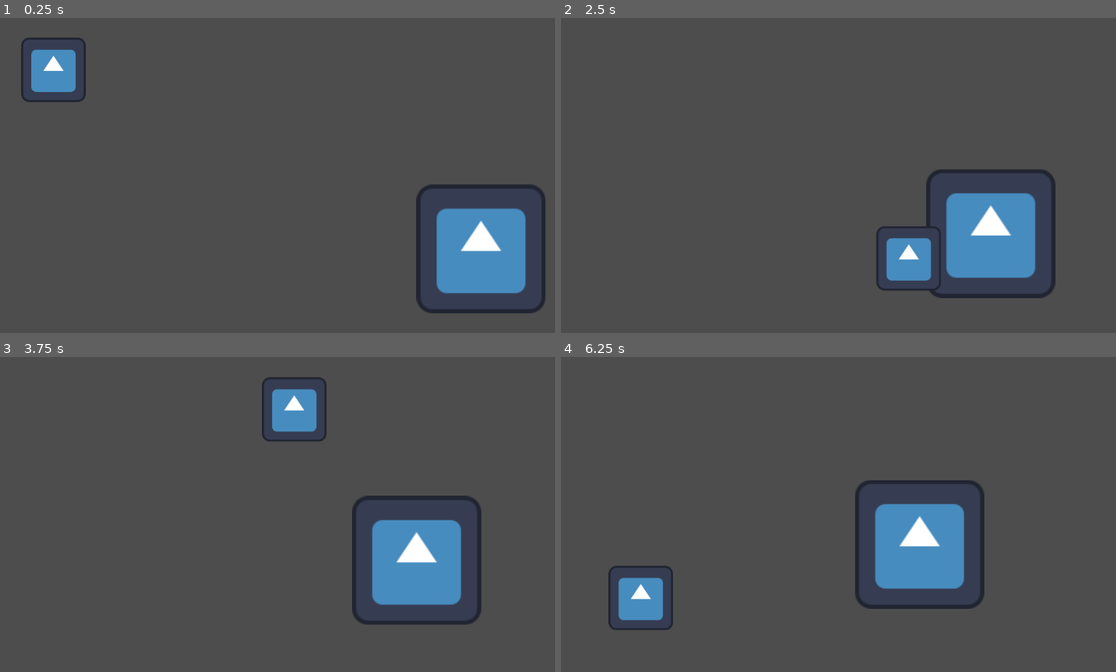
Above: before the commit, frames 1-4 (two rows, left to right).
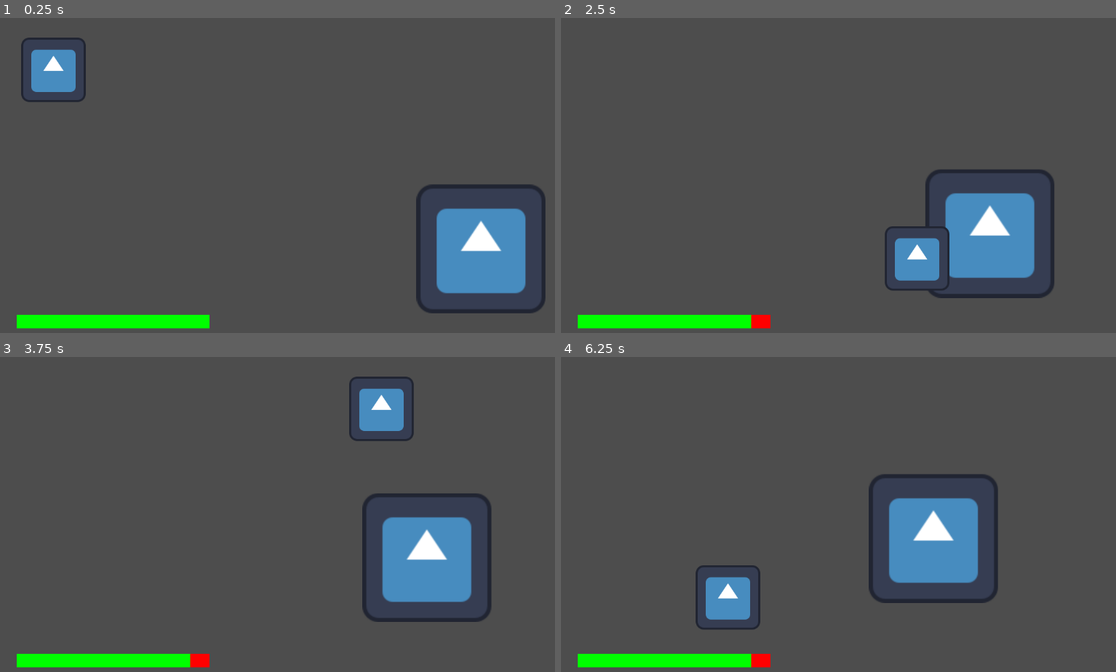
Above: after the commit, the same moments.

Repository: jtmchenry/2D-Roguelike-Game-Game-Jam-2025
Game: Godot game, scene res://levels/sandbox.tscn
Two runs of this game, one before a commit and one after it. Both use one fixed random seed, a clock stepped at 60 frames per second and the inputs below. The engine's default icon, where the game draws it, is replaced by a stand-in: a white triangle on a blue panel in a dark square.
Inputs:
- Up to frame 1 (0.25 s): no input
- Up to frame 2 (2.5 s): hold Right (move_right) 0.53-1.28 s; hold Down (move_down) 1.28-2.03 s; hold Right (move_right) from 2.03 s (still down)
- Up to frame 3 (3.75 s): release Right (move_right) at 2.78 s; hold Up (move_up) 2.78-3.53 s; hold Left (move_left) from 3.53 s (still down)
- Up to frame 4 (6.25 s): release Left (move_left) at 5.03 s; hold Down (move_down) 5.03-5.78 s; hold Right (move_right) from 5.78 s (still down)

The runs differ from the first frame. In frame 1, 1.5% of the frame differs, in the area x 3-38%, y 94-99%; in frame 2, 2.7%; in frame 3, 7.9%; in frame 4, 9.1%, in the area x 3-79%, y 37-99%.

Commit message:
The monster can kill us now :(

Diff:
--- /dev/null
+++ b/2d-roguelike/UI Scenes/player_health_bar.gd
@@ -0,0 +1,17 @@
+extends ProgressBar
+class_name PlayerHealthBar
+
+@export var max_health = 100
+@export var current_health = 100:
+	set(value):
+		current_health = clamp(value, 0, max_health)
+
+func _process(delta) -> void:
+	value = current_health * 100 / max_health
+	return
+
+func damage(value) -> void:
+	current_health -= value
+
+func heal(value) -> void:
+	current_health += value
--- /dev/null
+++ b/2d-roguelike/UI Scenes/player_health_bar.tscn
@@ -0,0 +1,24 @@
+[gd_scene load_steps=4 format=3 uid="uid://x5bexxsssvfh"]
+
+[ext_resource type="Script" uid="uid://ctx62e2lyiixs" path="res://UI Scenes/player_health_bar.gd" id="1_we538"]
+
+[sub_resource type="StyleBoxFlat" id="StyleBoxFlat_nqskl"]
+bg_color = Color(1, 0, 0, 1)
+
+[sub_resource type="StyleBoxFlat" id="StyleBoxFlat_we538"]
+bg_color = Color(0, 1, 0, 1)
+
+[node name="PlayerHealthBar" type="ProgressBar"]
+anchors_preset = 2
+anchor_top = 1.0
+anchor_bottom = 1.0
+offset_left = 33.0
+offset_top = -58.0
+offset_right = 415.0
+offset_bottom = -31.0
+grow_vertical = 0
+theme_override_styles/background = SubResource("StyleBoxFlat_nqskl")
+theme_override_styles/fill = SubResource("StyleBoxFlat_we538")
+value = 75.0
+show_percentage = false
+script = ExtResource("1_we538")
--- a/2d-roguelike/levels/sandbox.tscn
+++ b/2d-roguelike/levels/sandbox.tscn
@@ -1,12 +1,19 @@
-[gd_scene load_steps=3 format=3 uid="uid://blr5cemfmikr4"]
+[gd_scene load_steps=4 format=3 uid="uid://blr5cemfmikr4"]
 
 [ext_resource type="PackedScene" uid="uid://bm1ipexiutcqk" path="res://player/player.tscn" id="1_wfhpi"]
 [ext_resource type="PackedScene" uid="uid://fhqdcygqhv8m" path="res://monster/monster.tscn" id="1_whpuv"]
+[ext_resource type="PackedScene" uid="uid://x5bexxsssvfh" path="res://UI Scenes/player_health_bar.tscn" id="3_85hcc"]
 
 [node name="Sandbox" type="Node2D"]
 
 [node name="Monster" parent="." instance=ExtResource("1_whpuv")]
 position = Vector2(965, 464)
+speed = null
+damage = null
 
 [node name="Player" parent="." instance=ExtResource("1_wfhpi")]
 position = Vector2(106, 103)
+
+[node name="CanvasLayer" type="CanvasLayer" parent="."]
+
+[node name="PlayerHealthBar" parent="CanvasLayer" instance=ExtResource("3_85hcc")]
--- a/2d-roguelike/monster/monster.gd
+++ b/2d-roguelike/monster/monster.gd
@@ -1,10 +1,17 @@
 extends CharacterBody2D
 
 @export var speed := 50.0
-@onready var player = $"../Player"
+@export var damage := 10
+
+@onready var player: Player = $"../Player"
+@onready var collider = $CollisionShape2D
+@onready var damage_timer = $Timer
+
+func _ready() -> void:
+	damage_timer.connect("timeout", _damage_player)
+
 
 func _physics_process(delta: float) -> void:
-	print(player)
 	if not player:
 		return
 
@@ -16,3 +23,22 @@
 		velocity = Vector2.ZERO
 
 	move_and_slide()
+
+
+func _on_area_2d_body_entered(body: Node2D) -> void:
+	print(body)
+	print('entered')
+	if (_is_player(body)):
+		_damage_player()
+		damage_timer.start()
+
+func _on_area_2d_body_exited(body: Node2D) -> void:
+	if(_is_player(body)):
+		damage_timer.stop()
+
+func _is_player(body: Node2D) -> bool:
+	return player == body
+
+func _damage_player() -> void:
+	player.hit(damage)
+	return
--- a/2d-roguelike/monster/monster.tscn
+++ b/2d-roguelike/monster/monster.tscn
@@ -1,12 +1,19 @@
-[gd_scene load_steps=4 format=3 uid="uid://fhqdcygqhv8m"]
+[gd_scene load_steps=5 format=3 uid="uid://fhqdcygqhv8m"]
 
 [ext_resource type="Script" uid="uid://bv4u2dfwd51dh" path="res://monster/monster.gd" id="1_xbb8b"]
 [ext_resource type="Texture2D" uid="uid://4nwrgydoxh7v" path="res://icon.svg" id="2_mwava"]
 
 [sub_resource type="CircleShape2D" id="CircleShape2D_1k8np"]
 
+[sub_resource type="CircleShape2D" id="CircleShape2D_gsx7y"]
+
 [node name="Monster" type="CharacterBody2D"]
+collision_layer = 2
 script = ExtResource("1_xbb8b")
+speed = null
+damage = null
+
+[node name="Timer" type="Timer" parent="."]
 
 [node name="CollisionShape2D" type="CollisionShape2D" parent="."]
 scale = Vector2(12, 12)
@@ -15,3 +22,13 @@
 [node name="Sprite2D" type="Sprite2D" parent="."]
 scale = Vector2(2, 2)
 texture = ExtResource("2_mwava")
+
+[node name="Area2D" type="Area2D" parent="."]
+collision_mask = 2
+
+[node name="CollisionShape2D" type="CollisionShape2D" parent="Area2D"]
+scale = Vector2(12, 12)
+shape = SubResource("CircleShape2D_gsx7y")
+
+[connection signal="body_entered" from="Area2D" to="." method="_on_area_2d_body_entered"]
+[connection signal="body_exited" from="Area2D" to="." method="_on_area_2d_body_exited"]
--- a/2d-roguelike/player/player.gd
+++ b/2d-roguelike/player/player.gd
@@ -1,11 +1,16 @@
 extends CharacterBody2D
+class_name Player
 
 const SPEED = 500.0
+
+@onready var health: PlayerHealthBar = $"../CanvasLayer/PlayerHealthBar"
 
 func _physics_process(delta):
 	var x_direction = Input.get_axis("move_left", "move_right")
 	var y_direction = Input.get_axis("move_up", "move_down")
-	print(x_direction, y_direction)
 	velocity = Vector2(x_direction, y_direction).normalized() * SPEED
 	move_and_slide()
 	return
+
+func hit(value: float) -> void:
+	health.damage(value)
--- a/2d-roguelike/player/player.tscn
+++ b/2d-roguelike/player/player.tscn
@@ -6,6 +6,7 @@
 [sub_resource type="CircleShape2D" id="CircleShape2D_kqu6x"]
 
 [node name="Player" type="CharacterBody2D"]
+collision_layer = 2
 script = ExtResource("1_oul6g")
 
 [node name="CollisionShape2D" type="CollisionShape2D" parent="."]
Not shown, added: 2d-roguelike/UI Scenes/player_health_bar.gd.uid
Not shown, added: 2
